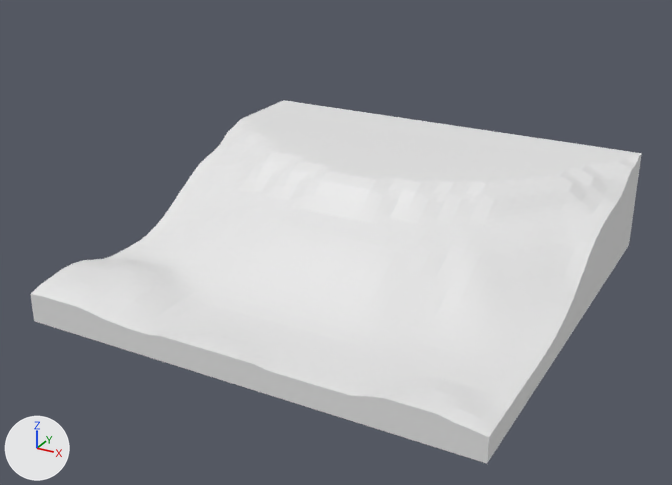
Renders of the Blender file Blender/playground/Bilbo Baggins House/Bilbo Baggins House.blend from each side of a commit.
Camera for both pictures: a 50 mm camera at (7.07, -13.64, 7.48) aimed at (-0.13, -0.56, 0.94). The axes (+X, +Y, +Z) are drawn at lower left. The lights are the same throughout.
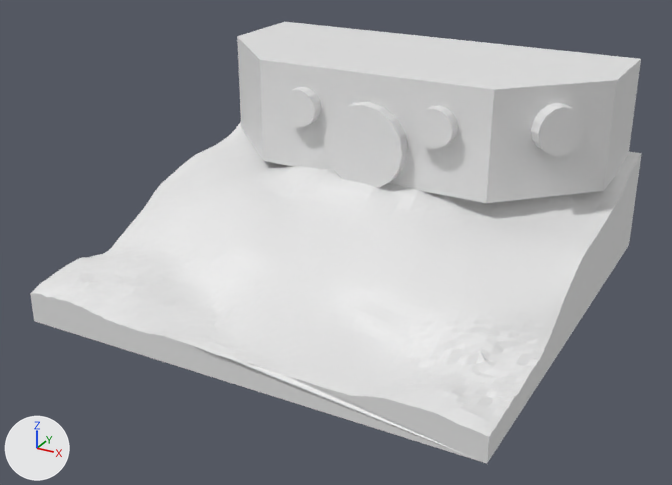
What differs and where, as boxes (x1, y1, x2, y2) in the pictures (672 x 485 px; the box of a moved part takes in the faces that stretch with it):
'Plane', reshaped
    before: (30, 100, 642, 463)
    after: (30, 121, 642, 463)
'Circle', added
    after: (237, 22, 641, 203)
'Circle.001', added
    after: (282, 87, 584, 188)
part 1 of me_plane, moved or reshaped
    before: (30, 115, 642, 448)
    after: (30, 121, 642, 448)

What changed in the scene script:
```text
Change me_plane:
    used by ob_plane; location = (0.0, 0.0, 0.0)
    remove me_plane.from_pydata(...)  # 4229 vertices, 4101 faces; spans x -4.0..4.0, y -4.0..4.0, z 0.0..1.91
    add me_plane.from_pydata(...)  # 4229 vertices, 4101 faces; spans x -4.0..4.0, y -4.05..4.0, z 0.0..1.91
    me_plane part 1: 2738 of 4229 vertices moved; they spanned x -4.0..4.0, y -4.0..2.5, z 0.41..1.91 and now span x -4.0..4.0, y -4.05..2.5, z 0.36..1.9; mean shift (0.0, -0.1, 0.11); largest move (-3.62, -0.75, 0.62) -> (-3.62, -0.81, 1.33)
Add me_circle_002:
    me_circle_002.from_pydata(...)  # 128 vertices, 72 faces; spans x -1.64..3.51, y -0.96..0.75, z -1.95..-0.16
Add me_circle_001:
    me_circle_001.from_pydata([(-3.79, 1.05, -3.79), (3.8, 1.05, -3.79), (3.8, -0.9, -3.79), (-3.79, -0.86, -3.79), (-3.79, 1.05, -1.96), (-2.22, 1.05, -0.39), (2.23, 1.05, -0.39), (3.8, 1.05, -1.96), (3.8, -0.9, -1.96), (2.23, -0.9, -0.39), (-2.22, -0.87, -0.39), (-3.79, -0.86, -1.96)], [], [(11, 4, 0, 3), (0, 1, 2, 3), (8, 9, 10, 11, 3, 2), (7, 8, 2, 1), (5, 10, 9, 6), (6, 9, 8, 7), (10, 5, 4, 11), (4, 5, 6, 7, 1, 0)])
Add ob_circle_001:
    ob_circle_001 = bpy.data.objects.new('Circle.001', me_circle_002)
    ob_circle_001.location = (0.0, 0.0, 2.68)
    ob_circle_001.rotation_euler = (1.571, 0.0, 0.0)  # degrees (90, 0, 0)
Add ob_circle:
    ob_circle = bpy.data.objects.new('Circle', me_circle_001)
    ob_circle.location = (0.0, 0.0, 2.68)
    ob_circle.rotation_euler = (1.571, 0.0, 0.0)  # degrees (90, 0, 0)
```
